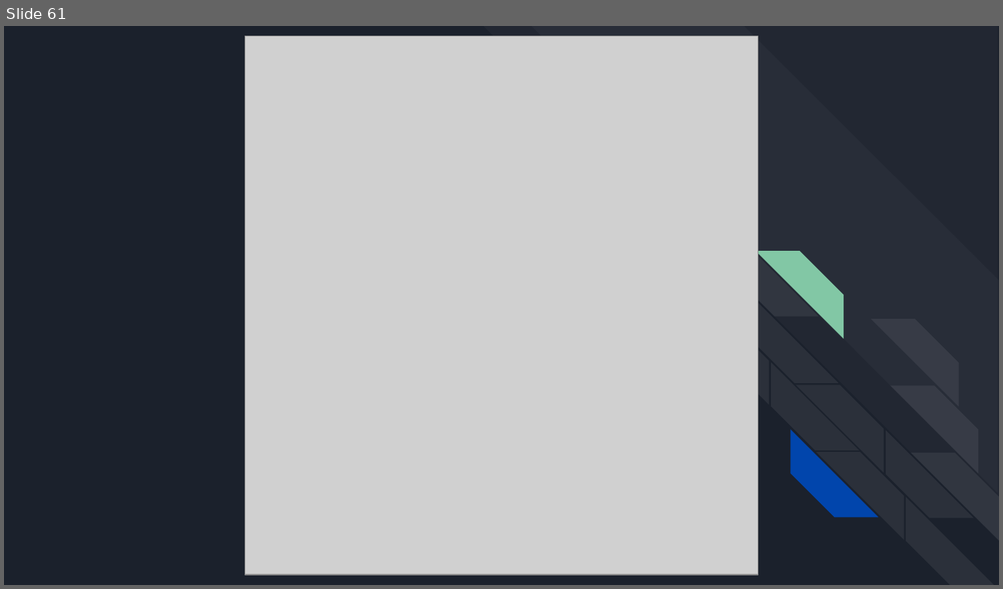
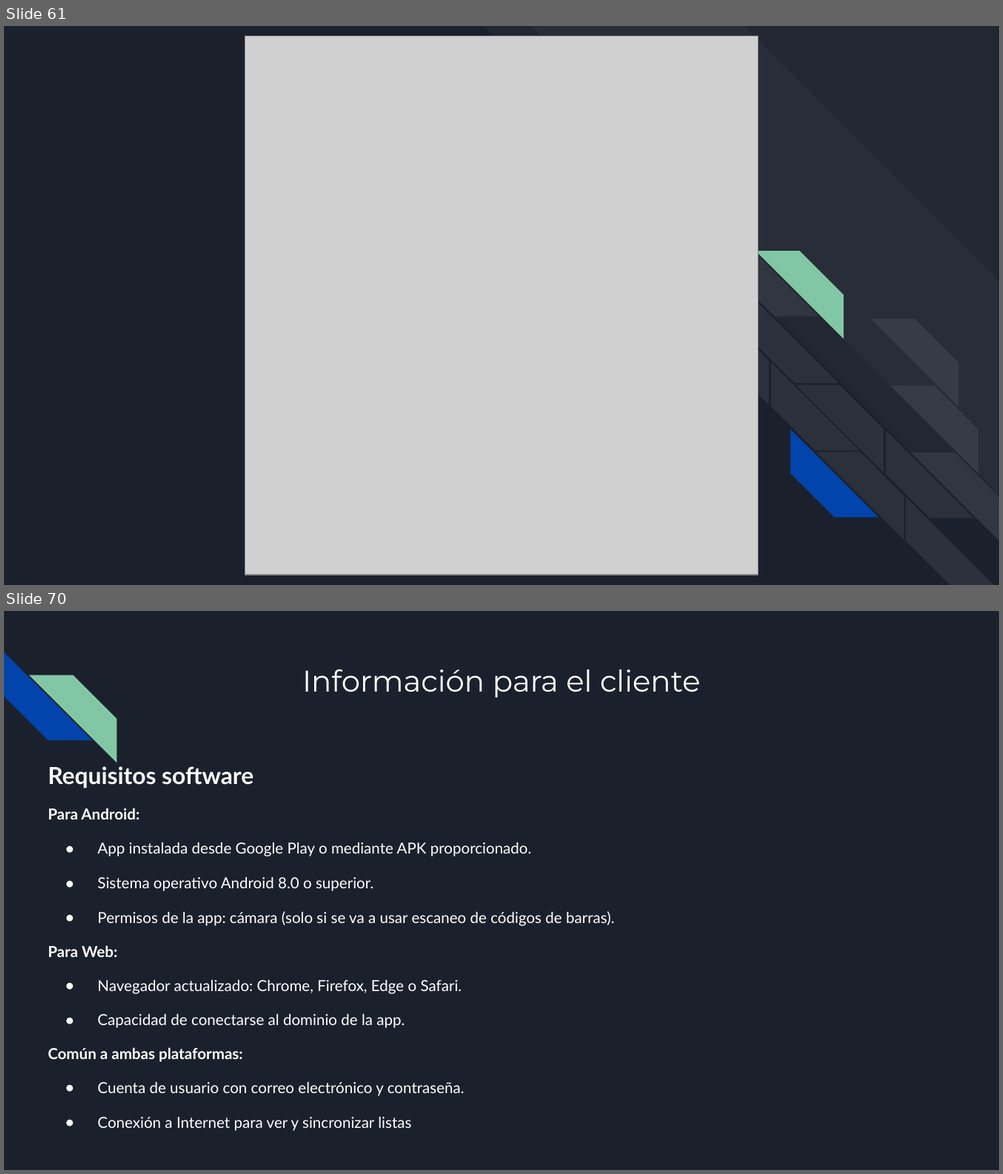
Before and after one commit to Antoniocorser/TFG-Antonio-Cordero, a slide deck: BuyNote.pptx. Shown one above the other, each under a label of ours: slide 61 before the commit, slides 61 and 70 after it; the slides between them are not shown. The pictures are 1003x589 and 1003x1174 pixels, drawn with LibreOffice and Linux fonts; fonts in the diff are those of the drawing; grey boxes stand for pictures. Boxes give left, top, right and bottom in pixels: in the first picture for what was removed or moved away, otherwise in the second. Text is boxed around its words. In the diff, an @@ line names an element or a change of style, - is before the commit and + after.

```diff
--- a/BuyNote.pptx
+++ b/BuyNote.pptx
@@ slide 70 added at (4, 611, 999, 1170), background #1B212C @@
@@ diag stripe added at (4, 652, 91, 741), fill #0145AC @@
@@ diag stripe added at (29, 675, 116, 762), fill #82C7A5 @@
@@ title added at (302, 669, 700, 698), 21.6 pt, text #FFFFFF @@
+Información para el cliente
@@ text added at (48, 766, 614, 1131), 11 pt, text #FFFFFF @@
+Requisitos software
+Para Android:
+● App instalada desde Google Play o mediante APK proporcionado.
+● Sistema operativo Android 8.0 o superior.
+● Permisos de la app: cámara (solo si se va a usar escaneo de códigos de barras).
+Para Web:
+● Navegador actualizado: Chrome, Firefox, Edge o Safari.
+● Capacidad de conectarse al dominio de la app.
+Común a ambas plataformas:
+● Cuenta de usuario con correo electrónico y contraseña.
+● Conexión a Internet para ver y sincronizar listas
```
Also in this commit, not shown: 3 slides changed, 15 other slides added, 1 other file.
